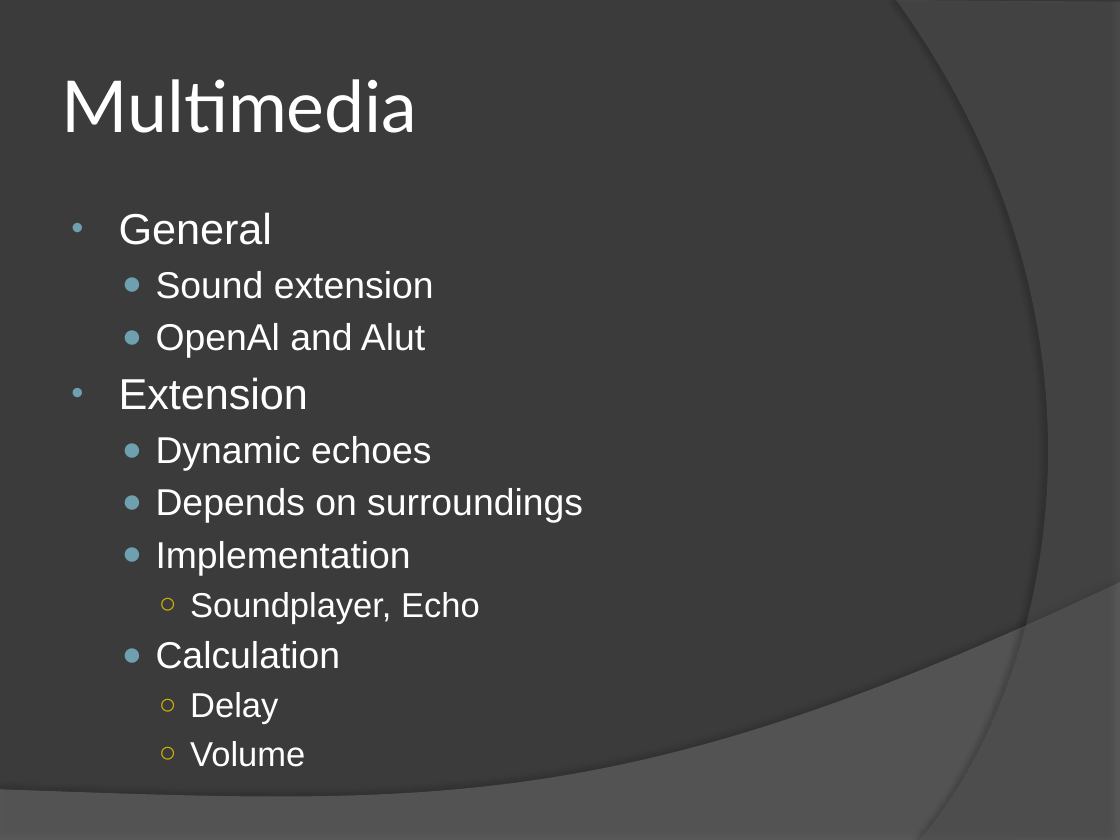
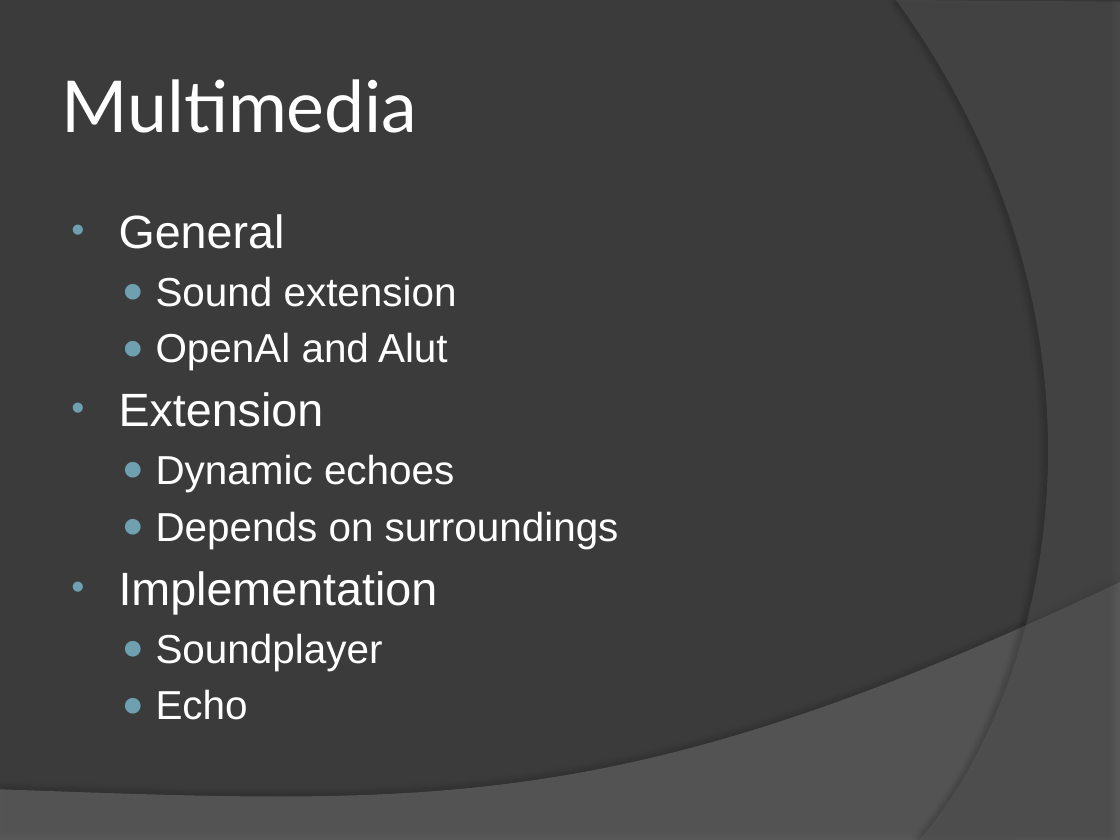
Before and after one commit to mgq812/simengines-g2-code, a slide deck: slide 4 of Presentation.pptx. Drawn at 1120x840 pixels with LibreOffice and Linux fonts; fonts in the diff are those of the drawing. Boxes give left, top, right and bottom in pixels: in the first picture for what was removed or moved away, otherwise in the second. Text is boxed around its words. In the diff, an @@ line names an element or a change of style, - is before the commit and + after.

```diff
--- a/Presentation.pptx
+++ b/Presentation.pptx
@@ text at box(119, 214, 619, 614): size 27.8 to 30 pt in "General", "Extension"; size 24.1 to 26 pt in "Sound extension", "OpenAl and Alut", "Dynamic echoes", "Depends on surroundings"; size 24.1 to 30 pt in "Implementation"; bullet ● to •; list level 2 to 1 in "Implementation" @@
@@ text at box(156, 633, 383, 720): text changed; size 22.2 to 26 pt @@
-    ○ Soundplayer, Echo
-  ● Calculation
-    ○ Delay
-    ○ Volume
+  ● Soundplayer
+  ● Echo
```
Also in this commit, not shown: 1 slide added.
